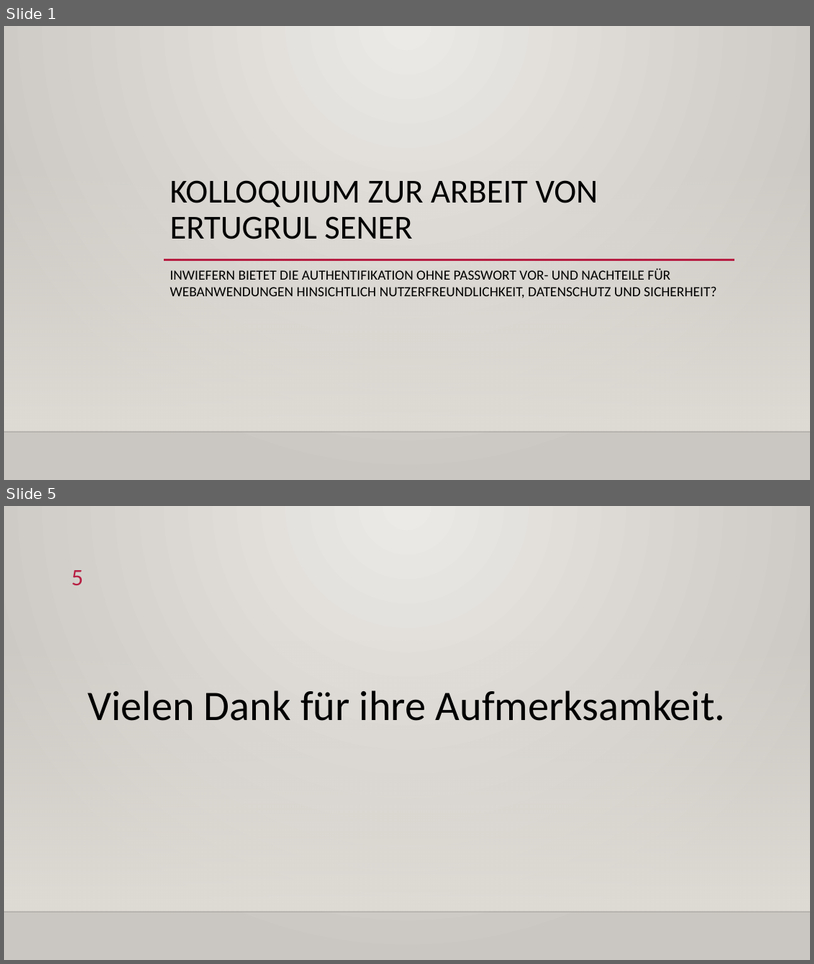
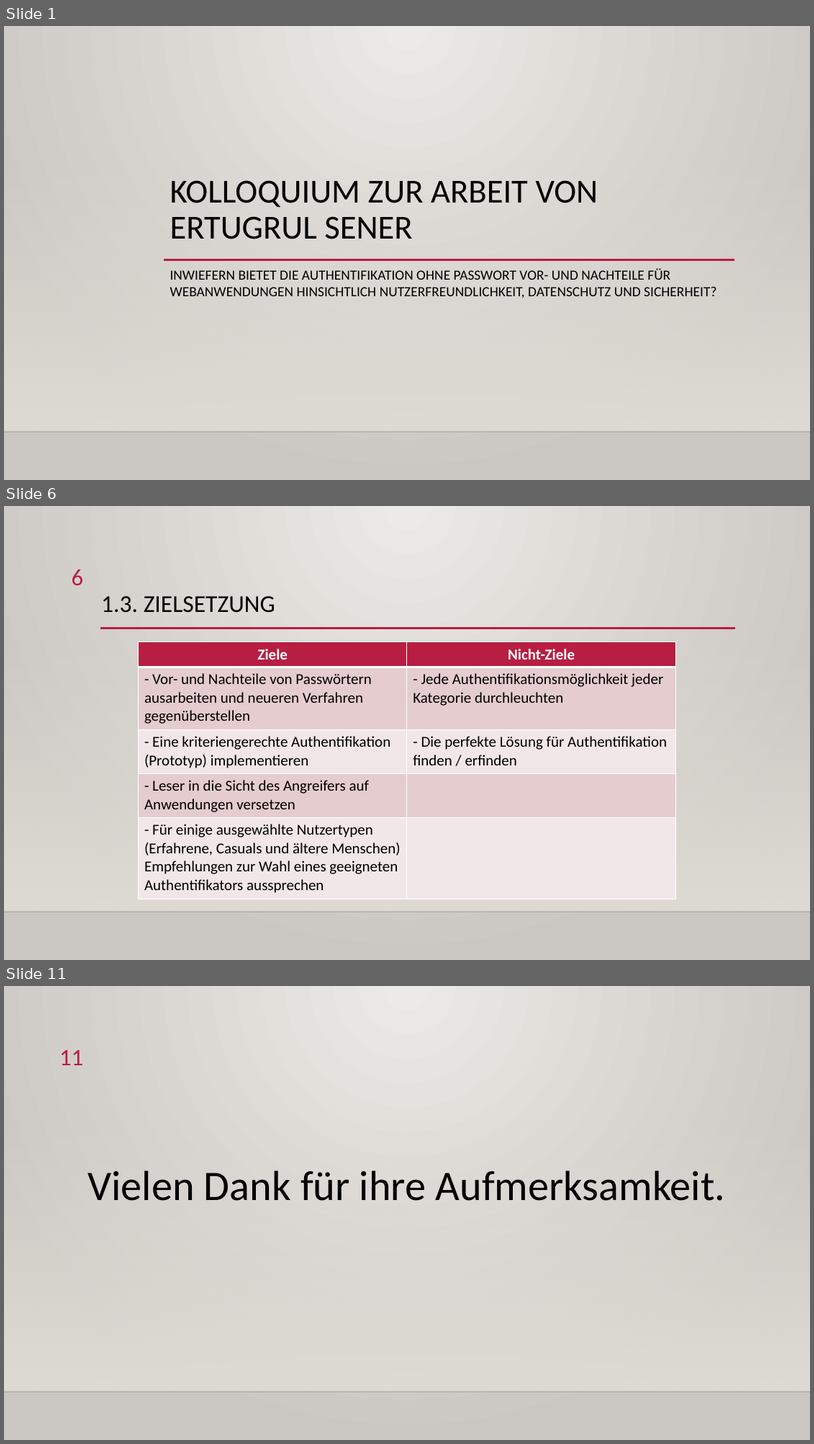
Before and after one commit to ErtugrulSener/Bachelorthesis, a slide deck: Colloquium/Kolloquium.pptx. Shown one above the other, each under a label of ours: slides 1 and 5 before the commit, slides 1, 6 and 11 after it; the slides between them are not shown. The pictures are 814x964 and 814x1444 pixels, drawn with LibreOffice and Linux fonts; fonts in the diff are those of the drawing; background and template pictures are left out. Boxes give left, top, right and bottom in pixels: in the first picture for what was removed or moved away, otherwise in the second. Text is boxed around its words. In the diff, an @@ line names an element or a change of style, - is before the commit and + after.

```diff
--- a/Colloquium/Kolloquium.pptx
+++ b/Colloquium/Kolloquium.pptx
@@ slide 6 added at (x1=4, y1=506, x2=810, y2=960), background gradient #ECEAE7 to #CAC7C1; not listed: 2 template elements that a slide beside it also shows @@
@@ page number added at (x1=72, y1=569, x2=84, y2=585), 28 pt, text #B71E42 @@
+6
@@ title added at (x1=101, y1=596, x2=275, y2=613), 28.8 pt, text #000000 @@
+1.3. ZIELSETZUNG
@@ line added from (100, 628) to (736, 628), #B71E42 2.5 pt @@
@@ table added at (x1=139, y1=641, x2=676, y2=899), 5 rows, 2 columns @@
+Ziele | Nicht-Ziele
+- Vor- und Nachteile von Passwörtern ausarbeiten und neueren Verfahren gegenüberstellen | - Jede Authentifikationsmöglichkeit jeder Kategorie durchleuchten
+- Eine kriteriengerechte Authentifikation (Prototyp) implementieren | - Die perfekte Lösung für Authentifikation finden / erfinden
+- Leser in die Sicht des Angreifers auf Anwendungen versetzen | 
+- Für einige ausgewählte Nutzertypen (Erfahrene, Casuals und ältere Menschen) Empfehlungen zur Wahl eines geeigneten Authentifikators aussprechen | 
@@ what was slide 5 is now slide 11 @@
@@ page number at (x1=59, y1=1050, x2=83, y2=1065): text changed @@
-5
+11
```
Also in this commit, not shown: 3 slides changed, 5 other slides added.
